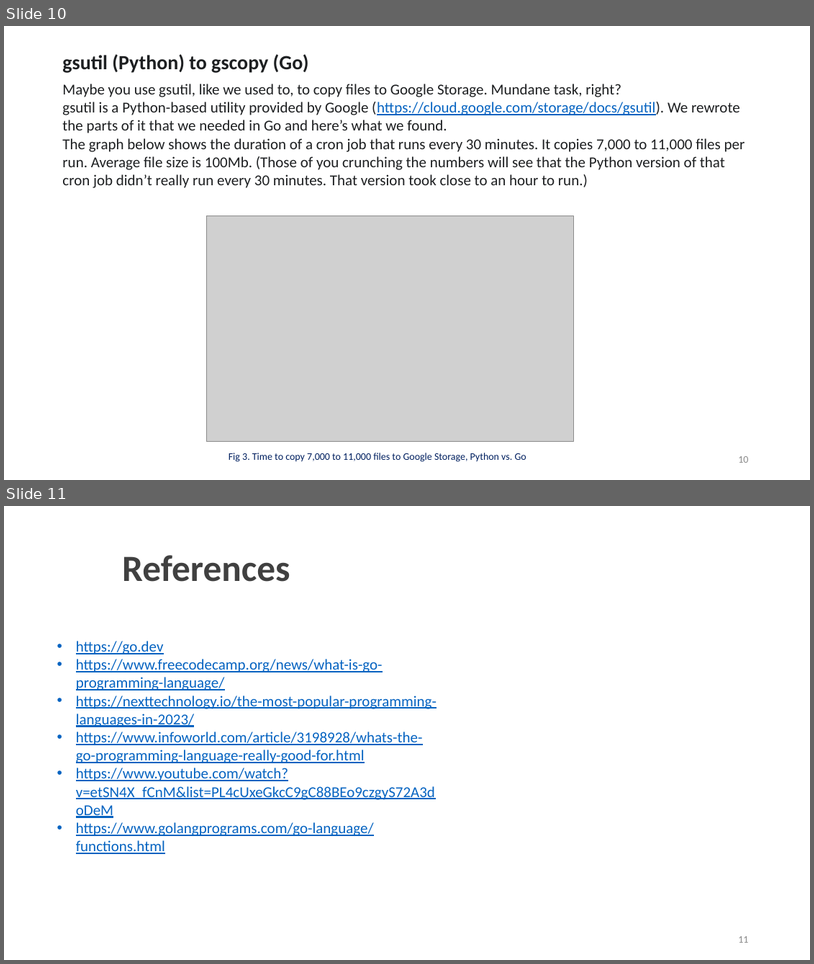
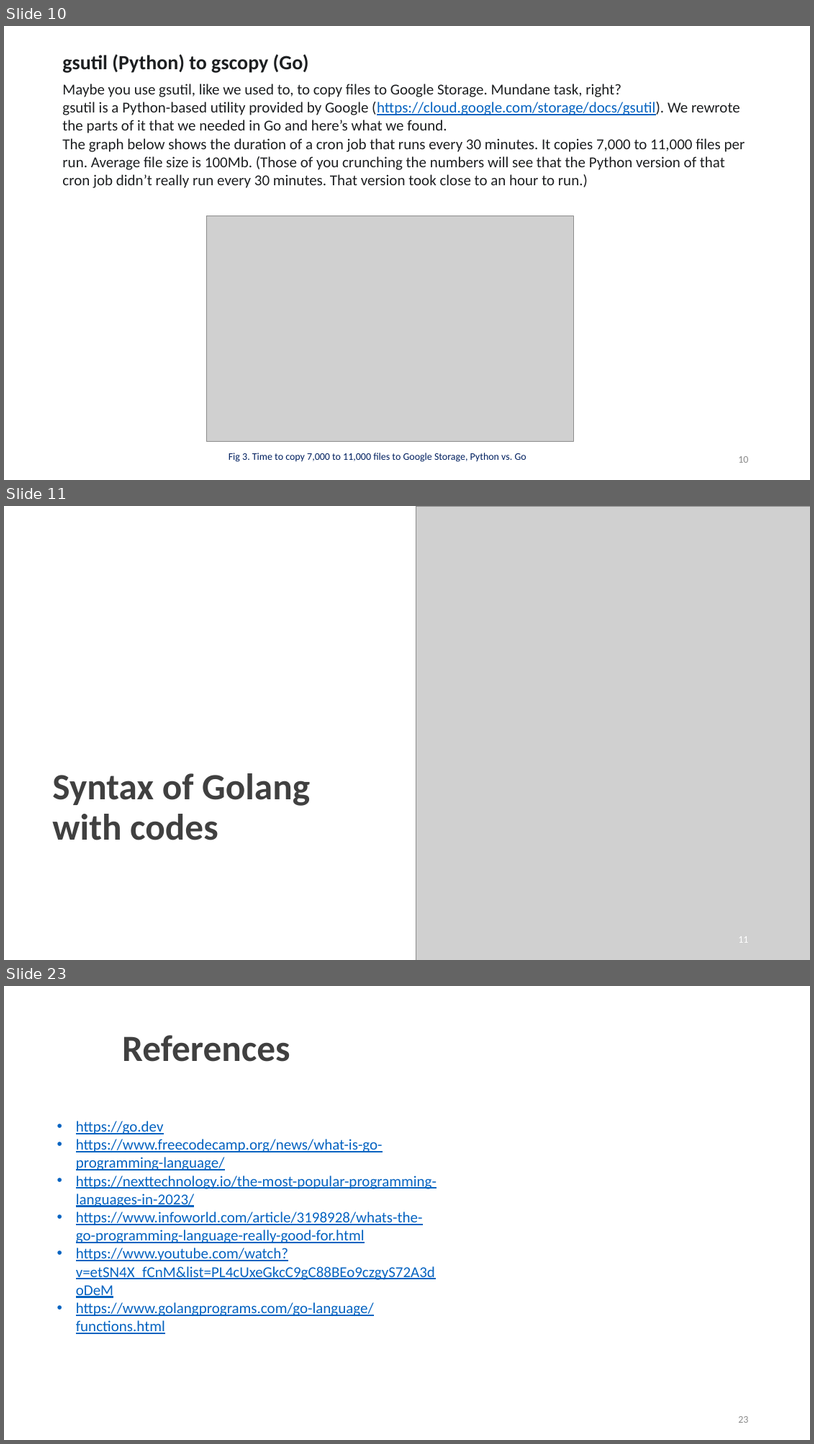
Before and after one commit to eraykaradag/pdp, a slide deck: GO.pptx. Shown one above the other, each under a label of ours: slides 10 and 11 before the commit, slides 10, 11 and 23 after it; the slides between them are not shown. The pictures are 814x964 and 814x1444 pixels, drawn with LibreOffice and Linux fonts; fonts in the diff are those of the drawing; grey boxes stand for pictures; background and template pictures are left out. Boxes give left, top, right and bottom in pixels: in the first picture for what was removed or moved away, otherwise in the second. Text is boxed around its words. In the diff, an @@ line names an element or a change of style, - is before the commit and + after.

```diff
--- a/GO.pptx
+++ b/GO.pptx
@@ slide 11 added at box(4, 506, 810, 960), background #FFFFFF @@
@@ picture added at box(416, 506, 810, 960) @@
@@ text added at box(52, 773, 310, 840), 44 pt, text #404040, bold @@
+Syntax of Golang with codes
@@ page number added at box(738, 936, 748, 942), 12 pt, text #FFFFFF @@
+11
@@ what was slide 11 is now slide 23 @@
@@ page number at box(738, 1416, 748, 1422): text changed @@
-11
+23
```
Also in this commit, not shown: 1 slide changed, 11 other slides added.
